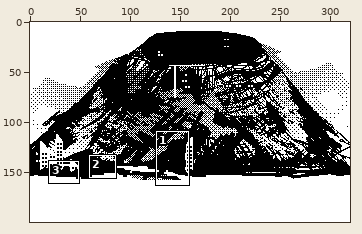
Edited in one commit: pixel-art file (src/assets/bg/volcanic.aseprite). The first picture is a wide view before the edit; the outline marks the close-up.
Close-up. Before the commit:
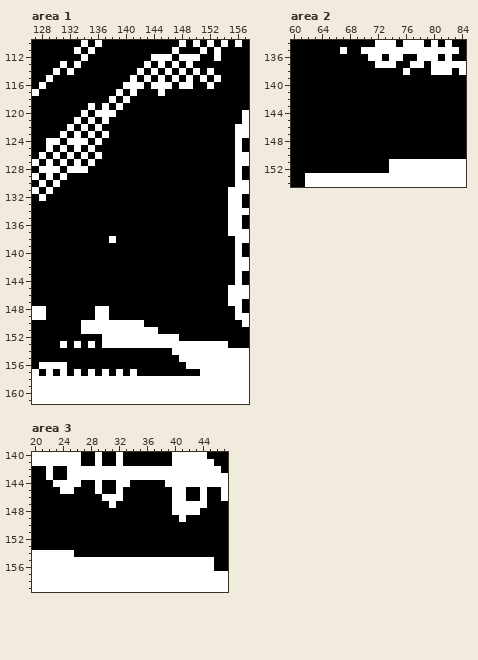
320x200 pixels, 1 frame. Shown: area 1: x 127..157, y 110..161; area 2: x 60..84, y 134..154; area 3: x 20..47, y 140..159. The commit also changed other parts of the picture, which this record leaves out.
Now the later version:
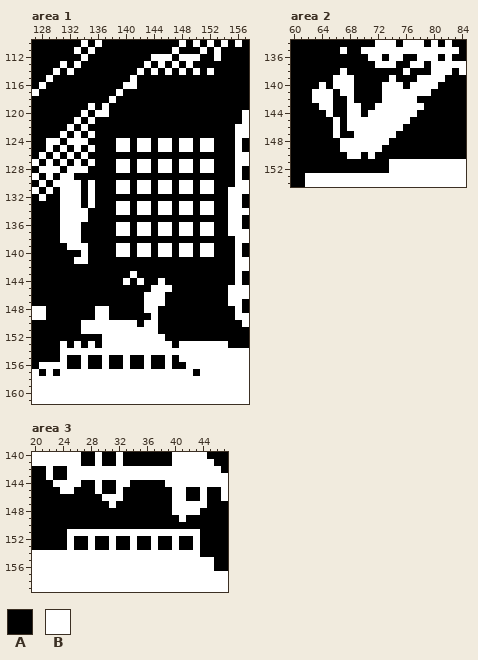
Palette (. is transparent): A #000000  B #ffffff
The edit:
layer "Flattened" added
layer "Layer 1" removed
layer "Layer 2" removed
--- area 1, layer "Flattened"
@@ x 127..157 @@
 114 AAABABAAAAAAAAABABABABABABAAAAA
-115 AABAAAAAAAAAAABABABABABABABAAAA
-116 ABAAAAAAAAAAABBBABBBABBAABAAAAA
-117 BAAAAAAAAAAABABAAABAAAAAAAAAAAA
-118 AAAAAAAAAAABABAAAAAAAAAAAAAAAAA
-119 AAAAAAAABABABAAAAAAAAAAAAAAAAAA
-120 AAAAAAABABBBAAAAAAAAAAAAAAAAAAB
-121 AAAAAABABABAAAAAAAAAAAAAAAAAAAB
-122 AAAAABABABAAAAAAAAAAAAAAAAAAABB
-123 AAAABABABABAAAAAAAAAAAAAAAAAABB
-124 AABBABBBABAAAAAAAAAAAAAAAAAAABA
-125 AABABABABAAAAAAAAAAAAAAAAAAAABA
-126 ABABABABABAAAAAAAAAAAAAAAAAAABB
-127 BABABABABAAAAAAAAAAAAAAAAAAAABB
-128 ABBBABBBAAAAAAAAAAAAAAAAAAAAABA
-129 BABABAAAAAAAAAAAAAAAAAAAAAAAABA
-130 ABABAAAAAAAAAAAAAAAAAAAAAAAAABB
-131 BABAAAAAAAAAAAAAAAAAAAAAAAAABBB
-132 ABAAAAAAAAAAAAAAAAAAAAAAAAAABBA
-133 AAAAAAAAAAAAAAAAAAAAAAAAAAAABBA
-134 AAAAAAAAAAAAAAAAAAAAAAAAAAAABBB
-135 AAAAAAAAAAAAAAAAAAAAAAAAAAAABBA
-136 AAAAAAAAAAAAAAAAAAAAAAAAAAAABBA
-137 AAAAAAAAAAAAAAAAAAAAAAAAAAAABBB
-138 AAAAAAAAAAABAAAAAAAAAAAAAAAAABB
-139 AAAAAAAAAAAAAAAAAAAAAAAAAAAAABA
-140 AAAAAAAAAAAAAAAAAAAAAAAAAAAAABA
-141 AAAAAAAAAAAAAAAAAAAAAAAAAAAAABB
+115 AABAAAAAAAAAAABAAAAAAAAAAAAAAAA
+116 ABAAAAAAAAAAABBAAAAAAAAAAAAAAAA
+117 BAAAAAAAAAAABAAAAAAAAAAAAAAAAAA
+118 AAAAAAAAAAABAAAAAAAAAAAAAAAAAAA
+119 AAAAAAAABABAAAAAAAAAAAAAAAAAAAA
+120 AAAAAAABABBAAAAAAAAAAAAAAAAAAAB
+121 AAAAAABABAAAAAAAAAAAAAAAAAAAAAB
+122 AAAAABABAAAAAAAAAAAAAAAAAAAAABB
+123 AAAABABABAAAAAAAAAAAAAAAAAAAABB
+124 AABBABBBAAAABBABBABBABBABBAAABA
+125 AABABABABAAABBABBABBABBABBAAABA
+126 ABABABABAAAAAAAAAAAAAAAAAAAAABB
+127 BABABABABAAABBABBABBABBABBAAABB
+128 ABBBABBBAAAABBABBABBABBABBAAABA
+129 BABABBAAAAAAAAAAAAAAAAAAAAAAABA
+130 ABABBBBABAAABBABBABBABBABBAAABB
+131 BABABBBABAAABBABBABBABBABBAABBB
+132 ABAABBBABAAAAAAAAAAAAAAAAAAABBA
+133 AAAABBBABAAABBABBABBABBABBAABBA
+134 AAAABBBBAAAABBABBABBABBABBAABBB
+135 AAAABBBBAAAAAAAAAAAAAAAAAAAABBA
+136 AAAABBBAAAAABBABBABBABBABBAABBA
+137 AAAABBBAAAAABBABBABBABBABBAABBB
+138 AAAABBBAAAAAAAAAAAAAAAAAAAAAABB
+139 AAAAABBBAAAABBABBABBABBABBAAABA
+140 AAAAAAABAAAABBABBABBABBABBAAABA
+141 AAAAAABBAAAAAAAAAAAAAAAAAAAAABB
 142 AAAAAAAAAAAAAAAAAAAAAAAAAAAAABB
-143 AAAAAAAAAAAAAAAAAAAAAAAAAAAAABA
-144 AAAAAAAAAAAAAAAAAAAAAAAAAAAAABA
-145 AAAAAAAAAAAAAAAAAAAAAAAAAAAABBB
-146 AAAAAAAAAAAAAAAAAAAAAAAAAAAABBB
-147 AAAAAAAAAAAAAAAAAAAAAAAAAAAABBA
-148 BBAAAAAAABBAAAAAAAAAAAAAAAAAABA
-149 BBAAAAAAABBAAAAAAAAAAAAAAAAAABB
-150 AAAAAAABBBBBBBBBAAAAAAAAAAAAAAB
+143 AAAAAAAAAAAAAABAAAAAAAAAAAAAABA
+144 AAAAAAAAAAAAABABAABAAAAAAAAAABA
+145 AAAAAAAAAAAAAAAAABBBAAAAAAAABBB
+146 AAAAAAAAAAAAAAAABBBAAAAAAAAABBB
+147 AAAAAAAAAAAAAAAABBBAAAAAAAAABBA
+148 BBAAAAAAABBAAAAABBAAAAAAAAAAABA
+149 BBAAAAAAABBAAAAAABAAAAAAAAAAABB
+150 AAAAAAABBBBBBBBABBAAAAAAAAAAAAB
 151 AAAAAAABBBBBBBBBBBAAAAAAAAAAAAA
-152 AAAAAAAAAABBBBBBBBBBBAAAAAAAAAA
-153 AAAABABABABBBBBBBBBBBBBBBBBBAAA
-154 AAAAAAAAAAAAAAAAAAAABBBBBBBBBBB
-155 AAAAAAAAAAAAAAAAAAAAABBBBBBBBBB
-156 ABBBBAAAAAAAAAAAAAAAAABBBBBBBBB
-157 BABABABABABABABAAAAAAAAABBBBBBB
+152 AAAAAAAAAABBBBBBBBBAAAAAAAAAAAA
+153 AAAABABABABBBBBBBBBBABBBBBBBAAA
+154 AAAABBBBBBBBBBBBBBBBBBBBBBBBBBB
+155 AAAABAABAABAABAABAABABBBBBBBBBB
+156 ABBBBAABAABAABAABAABAABBBBBBBBB
+157 BABABBBBBBBBBBBBBBBBBBBABBBBBBB
 158 BBBBBBBBBBBBBBBBBBBBBBBBBBBBBBB
--- area 2, layer "Flattened"
@@ x 60..84 @@
 137 AAAAAAAAAAAABBBAABBABBBBB
-138 AAAAAAAAAAAAAAAABAAABBBAB
-139 AAAAAAAAAAAAAAAAAAAAAAAAA
-140 AAAAAAAAAAAAAAAAAAAAAAAAA
-141 AAAAAAAAAAAAAAAAAAAAAAAAA
-142 AAAAAAAAAAAAAAAAAAAAAAAAA
-143 AAAAAAAAAAAAAAAAAAAAAAAAA
-144 AAAAAAAAAAAAAAAAAAAAAAAAA
-145 AAAAAAAAAAAAAAAAAAAAAAAAA
-146 AAAAAAAAAAAAAAAAAAAAAAAAA
-147 AAAAAAAAAAAAAAAAAAAAAAAAA
-148 AAAAAAAAAAAAAAAAAAAAAAAAA
-149 AAAAAAAAAAAAAAAAAAAAAAAAA
-150 AAAAAAAAAAAAAAAAAAAAAAAAA
+138 AAAAAAABAAAAAAAABAAABBBAB
+139 AAAAAABBBAAAAABAAABBBBAAA
+140 AAAABABBBAAAABBBABBBBAAAA
+141 AAABBBABBAAAABBBBBBBAAAAA
+142 AAABBBAABAAAABBBBBAAAAAAA
+143 AAAABBAABBAABBBBBBBAAAAAA
+144 AAAAABAABBABBBBBBBAAAAAAA
+145 AAAAAABABBBBBBBBBAAAAAAAA
+146 AAAAAABABBBBBBBBAAAAAAAAA
+147 AAAAAABAABBBBBBAAAAAAAAAA
+148 AAAAAAABBBBBBBAAAAAAAAAAA
+149 AAAAAAABBBBBBAAAAAAAAAAAA
+150 AAAAAAAABBABAAAAAAAAAAAAA
 151 AAAAAAAAAAAAAABBBBBBBBBBB
--- area 3, layer "Flattened"
@@ x 20..47 @@
 150 AAAAAAAAAAAAAAAAAAAAAAAAAAAA
-151 AAAAAAAAAAAAAAAAAAAAAAAAAAAA
-152 AAAAAAAAAAAAAAAAAAAAAAAAAAAA
-153 AAAAAAAAAAAAAAAAAAAAAAAAAAAA
-154 BBBBBBAAAAAAAAAAAAAAAAAAAAAA
+151 AAAAABBBBBBBBBBBBBBBBBBBAAAA
+152 AAAAABAABAABAABAABAABAABAAAA
+153 AAAAABAABAABAABAABAABAABAAAA
+154 BBBBBBBBBBBBBBBBBBBBBBBBAAAA
 155 BBBBBBBBBBBBBBBBBBBBBBBBBBAA
Pixel boxes of the changes (left, top, right, bottom) in both close-ups:
changed: (60, 75, 221, 376)
changed: (312, 68, 445, 159)
changed: (67, 529, 200, 557)
